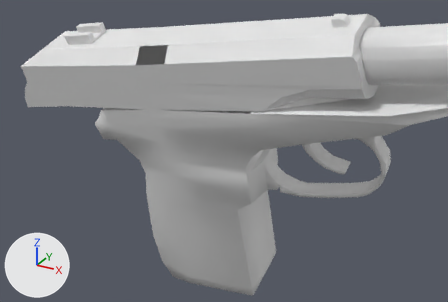
A saved change to the OBJ model Vertex_Animation_Compiler/Assets/Makarov_Pistol_Reload139.obj.
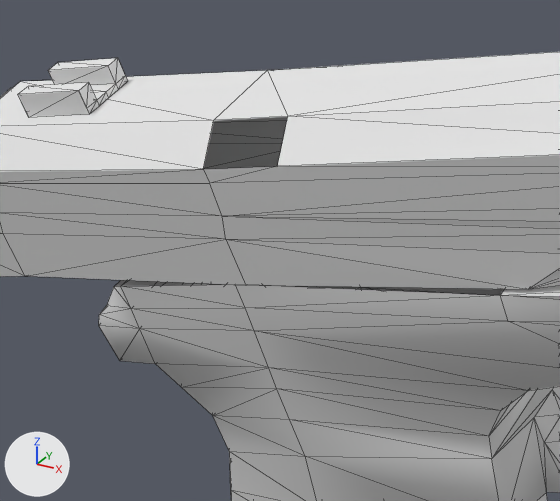
Each version appears first from a 50 mm camera at (0.4608, -0.3004, 0.0061) aimed at (0.3653, -0.1268, -0.0807), and next in a close-up on the part from 13% to 61% of the width and 0% to 64% of the height. Arrows for +X, +Y and +Z are at lower left; the lights stay in place. The close-ups show mesh edges as thin lines. Where no turn or scale is listed for an object, it has been applied to the vertices.

The first close-up shows 'Rest_of_the_gun_Sphere', 'Top_Slider_Sphere.001'.
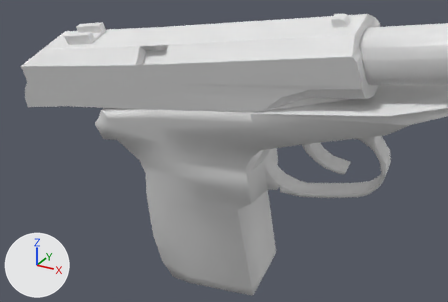
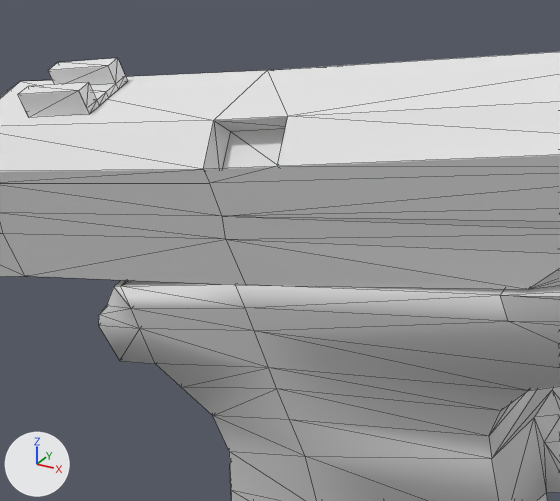
Pixel boxes (x1, y1, x2, y2) of what changed, in the close-ups (560 x 501 px):
part 1 of me_rest_of_the_gun_sphere, added: after (114, 280, 504, 295)
part 2 of me_top_slider_sphere_001, added: after (203, 117, 288, 169)

The change in detail:
me_rest_of_the_gun_sphere has 272 vertices, 519 faces and spans x 0.3107..0.4556, y -0.1358..-0.0813, z -0.1592..-0.026.
me_rest_of_the_gun_sphere is used by ob_rest_of_the_gun_sphere; location (0.0, 0.0, 0.0).
Verts and faces of me_rest_of_the_gun_sphere; kept vertices keep their numbers, new ones are numbered from 272.
Before the commit, vertices of me_rest_of_the_gun_sphere: 164 (0.3782, -0.1101, -0.0547), 166 (0.3167, -0.1325, -0.0724) at pixel (113, 286), 175 (0.318, -0.1326, -0.072) at pixel (120, 286), 178 (0.3787, -0.1342, -0.0621) at pixel (500, 295), 179 (0.3385, -0.1334, -0.068) at pixel (235, 284).
Before the commit, vertices of me_rest_of_the_gun_sphere: 180 (0.3174, -0.1085, -0.0646), 181 (0.3379, -0.1093, -0.0606), 183 (0.3161, -0.1084, -0.065).
Part 1, on me_rest_of_the_gun_sphere:
New faces: (164, 181, 179), (175, 179, 181), (166, 175, 183), (164, 179, 178), (175, 181, 180), (175, 180, 183).
me_top_slider_sphere_001 has 127 vertices, 227 faces and spans x 0.2777..0.4152, y -0.1394..-0.1076, z -0.078..-0.0289.
me_top_slider_sphere_001 is used by ob_top_slider_sphere_001; location (0.0, 0.0, 0.0).
Verts and faces of me_top_slider_sphere_001; kept vertices keep their numbers, new ones are numbered from 127.
Before the commit, vertices of me_top_slider_sphere_001: 65 (0.3499, -0.1388, -0.0487) at pixel (277, 166), 68 (0.3383, -0.1387, -0.0507) at pixel (203, 169), 76 (0.3491, -0.135, -0.0433) at pixel (287, 116), 77 (0.3375, -0.1348, -0.0453) at pixel (213, 120).
Part 2, on me_top_slider_sphere_001:
New vertices 127 to 130 stand at vertices 65, 68, 76, 77, in that order, plus (0.0004, 0.003, -0.0021).
New faces: (65, 128, 68), (127, 129, 130), (76, 77, 129), (65, 129, 127), (77, 128, 130), (65, 127, 128).
New faces: (127, 130, 128), (77, 130, 129), (65, 76, 129), (68, 128, 77).
